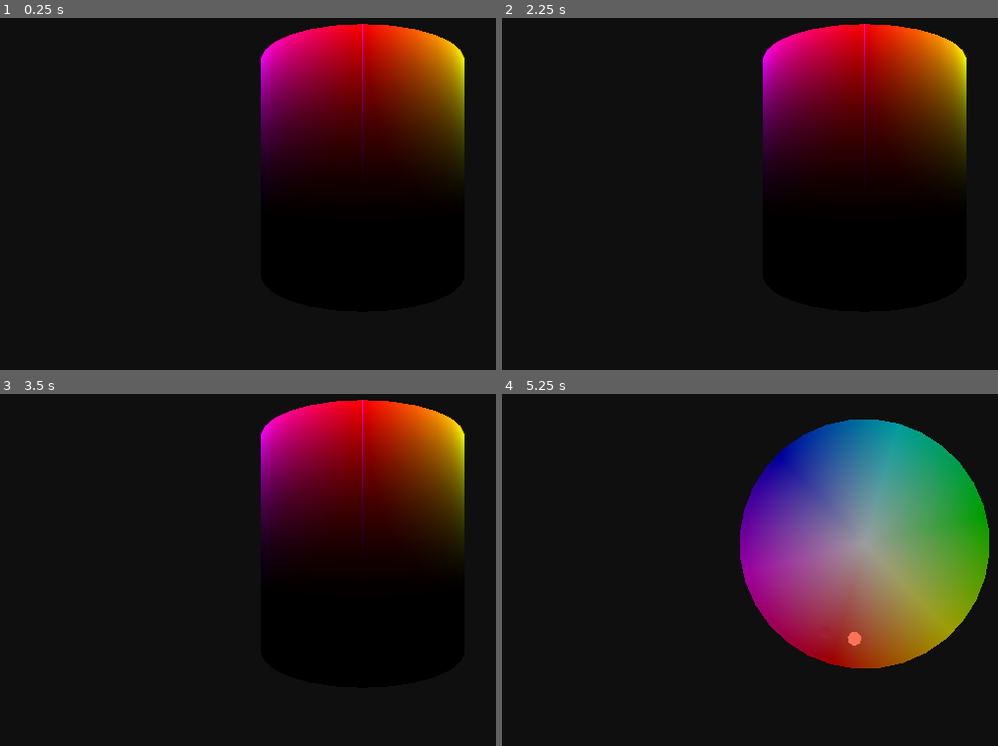
Above: before the commit, frames 1-4 (two rows, left to right).
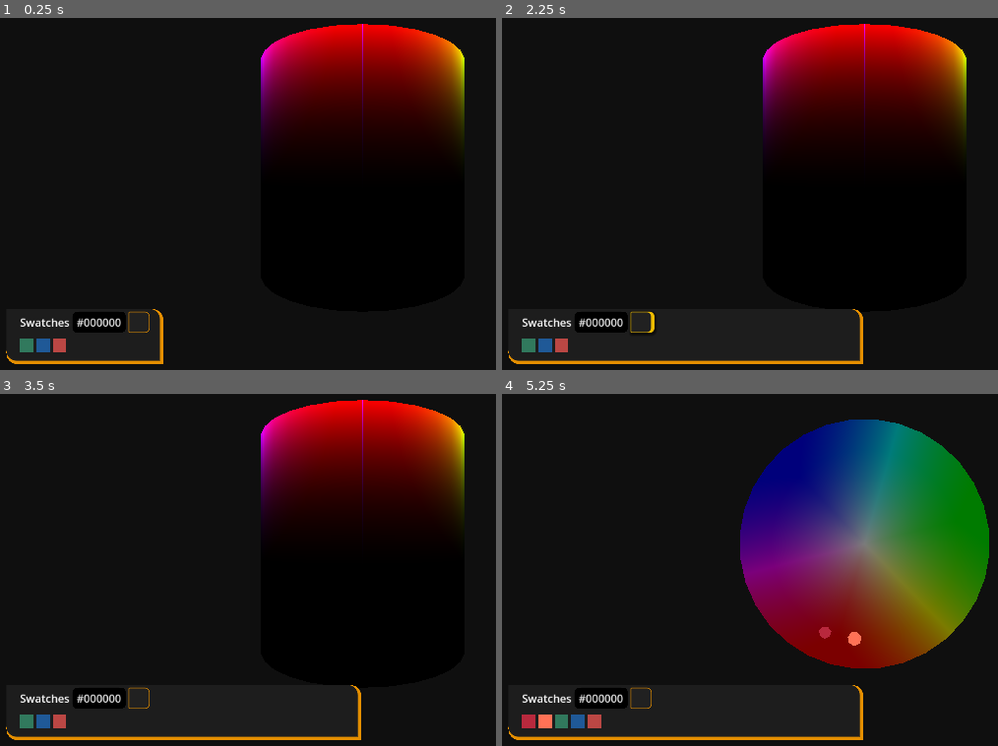
Above: after the commit, the same moments.

Repository: Toasterhog/Gymnasiearbete
Game: Godot game, scene res://main.tscn
The game is run twice, just before and just after one commit, with the same random seed, the same clock (stepped at 60 frames per second) and the same inputs.
Inputs (mouse positions are in pixels of both pictures, inside the frame that each line leads up to):
- Up to frame 1 (0.25 s): no input
- Up to frame 2 (2.25 s): click (640, 320) at 0.52 s; click (640, 320) at 1.27 s; click (640, 320) at 2.02 s
- Up to frame 3 (3.5 s): tap Enter at 2.75 s; move the mouse to (outside the picture) at 2.77 s; hold Middle mouse button (pan) from 2.78 s (still down); click (outside the picture) at 2.92 s
- Up to frame 4 (5.25 s): tap Space at 3.5, 5 s; move the mouse to (705, 566) at 3.52 s; release Middle mouse button (pan) at 3.53 s; tap Down (less_depth) at 3.6 s; click (705, 566) at 3.67 s; tap Middle mouse button (pan) at 3.8, 4.55, 5.1 s; tap Enter at 4.25 s; move the mouse to (943, 446) at 4.27 s; hold Up (more_depth) 4.28-5.03 s; click (943, 446) at 4.42 s; move the mouse to (824, 633) at 5.02 s; click (824, 633) at 5.17 s

The runs differ from the first frame. In frame 1, 16% of the frame differs, in the area x 1-94%, y 1-99%; in frame 2, 16%; in frame 3, 16%; in frame 4, 30%, in the area x 1-99%, y 7-99%.

Commit message:
before mess with 12gon in main scene

Diff:
--- /dev/null
+++ b/2D/style/swatshes_LE.tres
@@ -0,0 +1,11 @@
+[gd_resource type="StyleBoxFlat" format=3 uid="uid://p0se1jdfwwc5"]
+
+[resource]
+bg_color = Color(0, 0, 0, 1)
+border_width_left = 4
+border_width_right = 4
+border_color = Color(0, 0, 0, 1)
+corner_radius_top_left = 6
+corner_radius_top_right = 6
+corner_radius_bottom_right = 6
+corner_radius_bottom_left = 6
--- /dev/null
+++ b/2D/style/swatshes_expand_hover.tres
@@ -0,0 +1,16 @@
+[gd_resource type="StyleBoxFlat" format=3 uid="uid://nvn1ax6x3u5b"]
+
+[resource]
+bg_color = Color(0.13, 0.13, 0.13, 1)
+border_width_left = 1
+border_width_top = 1
+border_width_right = 5
+border_width_bottom = 1
+border_color = Color(0.94, 0.736333, 0, 1)
+corner_radius_top_left = 1
+corner_radius_top_right = 6
+corner_radius_bottom_right = 6
+corner_radius_bottom_left = 1
+expand_margin_right = 4.0
+shadow_size = 4
+shadow_offset = Vector2(1, 2)
--- /dev/null
+++ b/2D/style/swatshes_expand_normal.tres
@@ -0,0 +1,13 @@
+[gd_resource type="StyleBoxFlat" format=3 uid="uid://b1wjgot2b7q3l"]
+
+[resource]
+bg_color = Color(0.13, 0.13, 0.13, 1)
+border_width_left = 1
+border_width_top = 1
+border_width_right = 1
+border_width_bottom = 1
+border_color = Color(0.898039, 0.560784, 0, 1)
+corner_radius_top_left = 1
+corner_radius_top_right = 6
+corner_radius_bottom_right = 6
+corner_radius_bottom_left = 1
--- /dev/null
+++ b/2D/swatch.gd
@@ -0,0 +1,24 @@
+extends ColorRect
+class_name Swatch
+
+
+func _ready() -> void:
+	custom_minimum_size = Vector2(20,20)
+
+func _gui_input(event: InputEvent) -> void:
+	if event is InputEventMouseButton and event.is_pressed():
+		if event.button_index == MOUSE_BUTTON_LEFT:
+			var c = color.to_html(false)
+			DisplayServer.clipboard_set(c)
+			$"../../../HBoxContainer/LineEdit".text = "#" + c
+			var textcol = Color.BLACK if color.r + color.g + color.r > 2.5 else Color.WHITE
+			$"../../../HBoxContainer/LineEdit".add_theme_color_override("font_uneditable_color", textcol)
+			var styl : StyleBoxFlat = load("res://2D/style/swatshes_LE.tres")
+			styl.bg_color = c
+			styl.border_color = c
+		if event.button_index == MOUSE_BUTTON_RIGHT:
+			queue_free()
+			var kid = get_viewport().get_child(0).get_node("raycastthingy").markers.get(color)
+			if kid:
+				kid.queue_free()
+				get_viewport().get_child(0).get_node("raycastthingy").markers.erase(color)
--- /dev/null
+++ b/2D/swatshes.gd
@@ -0,0 +1,16 @@
+extends Panel
+@onready var hbc: HBoxContainer = $ScrollContainer/HBoxContainer
+
+
+func add_swatch(c : Color):
+	var s = Swatch.new()
+	s.color = c
+	hbc.add_child(s)
+	hbc.move_child(s, 0)
+
+
+func resize(b):
+	if not b: #size.x > 240:
+		size.x = 230
+	else:
+		size.x = 520
--- /dev/null
+++ b/2D/swatshes.tscn
@@ -0,0 +1,106 @@
+[gd_scene load_steps=7 format=3 uid="uid://bkvb7x2omgc01"]
+
+[ext_resource type="Script" uid="uid://dt20mc5xcukh1" path="res://2D/swatshes.gd" id="1_e74qd"]
+[ext_resource type="StyleBox" uid="uid://p0se1jdfwwc5" path="res://2D/style/swatshes_LE.tres" id="2_dadys"]
+[ext_resource type="StyleBox" uid="uid://b1wjgot2b7q3l" path="res://2D/style/swatshes_expand_normal.tres" id="2_mt703"]
+[ext_resource type="Script" uid="uid://b2w6y3d8416br" path="res://2D/swatch.gd" id="2_uw433"]
+[ext_resource type="StyleBox" uid="uid://nvn1ax6x3u5b" path="res://2D/style/swatshes_expand_hover.tres" id="3_0fc6n"]
+
+[sub_resource type="StyleBoxFlat" id="StyleBoxFlat_1oqbj"]
+bg_color = Color(0.114897, 0.114897, 0.114897, 1)
+border_width_right = 5
+border_width_bottom = 5
+border_color = Color(0.898039, 0.560784, 0, 1)
+corner_radius_top_right = 15
+corner_radius_bottom_left = 15
+
+[node name="swatshes" type="Panel"]
+custom_minimum_size = Vector2(230, 81)
+offset_right = 230.0
+offset_bottom = 81.0
+theme_override_styles/panel = SubResource("StyleBoxFlat_1oqbj")
+script = ExtResource("1_e74qd")
+
+[node name="HBoxContainer" type="HBoxContainer" parent="."]
+layout_mode = 0
+offset_left = 20.0
+offset_right = 192.0
+offset_bottom = 40.0
+
+[node name="Label" type="Label" parent="HBoxContainer"]
+custom_minimum_size = Vector2(0, 31)
+layout_mode = 2
+text = "Swatches"
+vertical_alignment = 1
+
+[node name="LineEdit" type="LineEdit" parent="HBoxContainer"]
+custom_minimum_size = Vector2(78, 0)
+layout_mode = 2
+size_flags_horizontal = 4
+size_flags_vertical = 4
+focus_mode = 0
+theme_override_colors/font_uneditable_color = Color(0.899258, 0.899258, 0.899258, 1)
+theme_override_styles/read_only = ExtResource("2_dadys")
+text = "#000000"
+alignment = 1
+editable = false
+expand_to_text_length = true
+context_menu_enabled = false
+emoji_menu_enabled = false
+virtual_keyboard_enabled = false
+drag_and_drop_selection_enabled = false
+
+[node name="Button" type="Button" parent="HBoxContainer"]
+custom_minimum_size = Vector2(31, 31)
+layout_mode = 2
+size_flags_vertical = 4
+tooltip_text = "show more"
+focus_mode = 0
+theme_override_styles/focus = ExtResource("2_mt703")
+theme_override_styles/hover_pressed = ExtResource("3_0fc6n")
+theme_override_styles/hover = ExtResource("3_0fc6n")
+theme_override_styles/pressed = ExtResource("2_mt703")
+theme_override_styles/normal = ExtResource("2_mt703")
+toggle_mode = true
+
+[node name="ScrollContainer" type="ScrollContainer" parent="."]
+custom_minimum_size = Vector2(20, 20)
+layout_mode = 1
+anchors_preset = -1
+anchor_right = 1.0
+offset_left = 20.0
+offset_top = 43.0
+offset_right = -33.0
+offset_bottom = 71.0
+grow_horizontal = 2
+grow_vertical = 2
+follow_focus = true
+draw_focus_border = true
+horizontal_scroll_mode = 4
+vertical_scroll_mode = 0
+
+[node name="HBoxContainer" type="HBoxContainer" parent="ScrollContainer"]
+layout_mode = 2
+
+[node name="Swatch" type="ColorRect" parent="ScrollContainer/HBoxContainer"]
+custom_minimum_size = Vector2(20, 20)
+layout_mode = 2
+color = Color(0.193383, 0.472747, 0.365556, 1)
+script = ExtResource("2_uw433")
+metadata/_custom_type_script = "uid://b2w6y3d8416br"
+
+[node name="Swatch2" type="ColorRect" parent="ScrollContainer/HBoxContainer"]
+custom_minimum_size = Vector2(20, 20)
+layout_mode = 2
+color = Color(0.123223, 0.348099, 0.593153, 1)
+script = ExtResource("2_uw433")
+metadata/_custom_type_script = "uid://b2w6y3d8416br"
+
+[node name="Swatch3" type="ColorRect" parent="ScrollContainer/HBoxContainer"]
+custom_minimum_size = Vector2(20, 20)
+layout_mode = 2
+color = Color(0.733188, 0.27922, 0.268406, 1)
+script = ExtResource("2_uw433")
+metadata/_custom_type_script = "uid://b2w6y3d8416br"
+
+[connection signal="toggled" from="HBoxContainer/Button" to="." method="resize"]
--- /dev/null
+++ b/2D/windowclass.gd
@@ -0,0 +1,5 @@
+extends Control
+class_name WindowClass
+
+func _gui_input(event: InputEvent) -> void:
+	pass
--- /dev/null
+++ b/2D/windw.tscn
@@ -0,0 +1,29 @@
+[gd_scene load_steps=3 format=3 uid="uid://c740qp40s8w8j"]
+
+[ext_resource type="Script" uid="uid://1c31bct810ps" path="res://2D/windowclass.gd" id="1_b8u3v"]
+
+[sub_resource type="StyleBoxFlat" id="StyleBoxFlat_6mtr6"]
+bg_color = Color(0.796078, 0.8, 0, 1)
+
+[node name="windw" type="Control"]
+layout_mode = 3
+anchors_preset = 0
+offset_right = 200.0
+offset_bottom = 100.0
+script = ExtResource("1_b8u3v")
+
+[node name="PanelContainer" type="PanelContainer" parent="."]
+layout_mode = 1
+anchors_preset = 15
+anchor_right = 1.0
+anchor_bottom = 1.0
+grow_horizontal = 2
+grow_vertical = 2
+theme_override_styles/panel = SubResource("StyleBoxFlat_6mtr6")
+
+[node name="MarginContainer" type="MarginContainer" parent="PanelContainer"]
+layout_mode = 2
+theme_override_constants/margin_left = 20
+theme_override_constants/margin_top = 20
+theme_override_constants/margin_right = 20
+theme_override_constants/margin_bottom = 20
--- a/3D/hsv_cyl.gdshader
+++ b/3D/hsv_cyl.gdshader
@@ -5,7 +5,7 @@
 vec3 hsv2rgb(vec3 c) {
     float h = c.x; // hue in [0,1]
     float s = c.y; // saturation in [0,1]
-    float v = c.z * c.z *c.z; // value in [0,1]
+    float v = c.z ;//* c.z *c.z; // value in [0,1]
 
     float h6 = h * 6.0;
     float i = floor(h6);
@@ -33,6 +33,21 @@
     return rgb;
 }
 
+vec3 srgb_to_linear(vec3 c) {
+    // piecewise per-channel:
+    vec3 less = c / 12.92;
+    vec3 more = pow((c + vec3(0.055)) / vec3(1.055), vec3(2.4));
+    // step returns 0.0 if x < edge, 1.0 if x >= edge — works per component
+    return mix(less, more, step(vec3(0.04045), c));
+}
+
+vec3 linear_to_srgb(vec3 c) {
+    vec3 less = c * 12.92;
+    vec3 more = vec3(1.055) * pow(c, vec3(1.0 / 2.4)) - vec3(0.055);
+    return mix(less, more, step(vec3(0.0031308), c));
+}
+
+
 void vertex() {
 	COLOR.xz = VERTEX.xz; // -1 to 1
 	COLOR.y = 0.5 + VERTEX.y /2.0; // 0 to 1
@@ -44,7 +59,8 @@
 	if (hue < 0.0){hue += 1.0;}
 	float saturation = distance(vec2(COLOR.z, COLOR.x), vec2(0,0));
 	float value = COLOR.y;
-	ALBEDO.rgb = hsv2rgb(vec3(hue, saturation, value));
+	value = value*value;
+	ALBEDO.rgb = srgb_to_linear(hsv2rgb(vec3(hue, saturation, value)));
 }
 
 //void light() {
--- /dev/null
+++ b/3D/marker_shader_material.gdshader
@@ -0,0 +1,16 @@
+shader_type spatial;
+render_mode unshaded;
+uniform vec3 col;
+
+void vertex() {
+	// Called for every vertex the material is visible on.
+}
+
+void fragment() {
+	ALBEDO.rgb = col;
+}
+
+//void light() {
+//	// Called for every pixel for every light affecting the material.
+//	// Uncomment to replace the default light processing function with this one.
+//}
--- /dev/null
+++ b/3D/new_shader_material.tres
@@ -0,0 +1,8 @@
+[gd_resource type="ShaderMaterial" load_steps=2 format=3 uid="uid://dr88dcmppkp7b"]
+
+[ext_resource type="Shader" uid="uid://cna5g8mrf5mbh" path="res://3D/marker_shader_material.gdshader" id="1_ui05b"]
+
+[resource]
+render_priority = 0
+shader = ExtResource("1_ui05b")
+shader_parameter/col = Vector3(0, 0, 0)
--- a/3D/raycastthingy.gd
+++ b/3D/raycastthingy.gd
@@ -1,20 +1,25 @@
 extends Node3D
 @onready var camera_3d: Camera3D = $"../Camera3D"
-
+signal ColorClick(color : Color)
+var markers : Dictionary
 
 func _input(event: InputEvent) -> void:
 	if event is InputEventMouseButton and event.button_index == MOUSE_BUTTON_LEFT and event.is_pressed():
-		var in_po = raycast(get_viewport().get_mouse_position())
+		var in_po = raycast(get_viewport().get_mouse_position()) #(intersection point)
 		if in_po:
 			print("ma a mariao")
 			var marker = CSGSphere3D.new()
 			marker.radius = 0.05
 			marker.radial_segments = 7
 			marker.rings = 4
-			marker.material = load("res://marker_material.tres").duplicate()
-			marker.material.set_albedo(position_to_color(in_po))
+			marker.material = load("res://3D/new_shader_material.tres").duplicate()
+			var hsv = position_to_hsv(in_po)
+			var col = Color.from_hsv(hsv.x, hsv.y, hsv.z)#.linear_to_srgb()
+			marker.material.set_shader_parameter("col", col)
 			marker.position = in_po
-			get_viewport().add_child(marker)
+			get_viewport().get_child(0).add_child(marker)
+			ColorClick.emit(col)
+			markers.set(col, marker)
 
 
 func raycast(mouse_pos):
@@ -26,14 +31,12 @@
 	var result = space_state.intersect_ray(param)
 	if result:
 		var intersect_position = result.position
-		print("Hit at: ", position)
-		return intersect_position
+		return intersect_position					#reparent marker_holder to toggle raycast be able to hit markers, if shift then select markers, can be other raycastfunc, then be able to change pos by use colorpicker
 	else:
-		print("No hit")
 		return
 
 
-func position_to_color(pos: Vector3) -> Color:
+func position_to_hsv(pos: Vector3) -> Vector3:
 	var x = pos.x
 	var y = pos.y
 	var z = pos.z
@@ -46,13 +49,17 @@
 	var saturation = sqrt(x * x + z * z)
 
 	var value = (0.5 + y / 2.0)  # Matches vertex() mapping for COLOR.y
-	value = value * value * value  # Matches v = c.z * c.z * c.z
+	value = value * value# * value  # Matches v = c.z * c.z * c.z
 
 	# Convert HSV to RGB (exact matching shader logic)
-	return hsv_to_rgb(hue, saturation, value)
+	return  Vector3(hue, saturation, value) #Color.from_hsv(hue, saturation, value)
 
 
-func hsv_to_rgb(h: float, s: float, v: float) -> Color:
+func hsv_to_rgb(vec : Vector3) -> Color:
+	var h = vec.x
+	var s = vec.y
+	var v = vec.z #* vec.z * vec.z
+
 	var h6 = h * 6.0
 	var i = int(floor(h6))
 	var f = h6 - i
--- /dev/null
+++ b/main.gd
@@ -0,0 +1,6 @@
+extends Node3D
+@onready var raycastthingy: Node3D = $raycastthingy
+@onready var swatshes: Panel = $CanvasLayer/Control/swatshes
+
+func _ready() -> void:
+	raycastthingy.ColorClick.connect(swatshes.add_swatch)
--- a/main.tscn
+++ b/main.tscn
@@ -1,6 +1,8 @@
-[gd_scene load_steps=8 format=3 uid="uid://bag4o5fk4uaq3"]
+[gd_scene load_steps=10 format=3 uid="uid://bag4o5fk4uaq3"]
 
 [ext_resource type="Shader" uid="uid://dmtx7q3f71qp5" path="res://3D/hsv_cyl.gdshader" id="1_0xm2m"]
+[ext_resource type="Script" uid="uid://bw4jjyavl2qpg" path="res://main.gd" id="1_7mycd"]
+[ext_resource type="PackedScene" uid="uid://bkvb7x2omgc01" path="res://2D/swatshes.tscn" id="2_272bh"]
 [ext_resource type="Script" uid="uid://bgrlx7l7rkhee" path="res://3D/camera.gd" id="2_h2yge"]
 [ext_resource type="Script" uid="uid://bjdw5vx10qebj" path="res://3D/slicer.gd" id="3_h2yge"]
 [ext_resource type="Script" uid="uid://c4qwopsrdr5kb" path="res://3D/raycastthingy.gd" id="4_1bvp3"]
@@ -17,6 +19,7 @@
 shader = ExtResource("1_0xm2m")
 
 [node name="main" type="Node3D"]
+script = ExtResource("1_7mycd")
 
 [node name="CanvasLayer" type="CanvasLayer" parent="."]
 
@@ -27,6 +30,16 @@
 anchor_bottom = 1.0
 grow_horizontal = 2
 grow_vertical = 2
+
+[node name="swatshes" parent="CanvasLayer/Control" instance=ExtResource("2_272bh")]
+layout_mode = 1
+anchors_preset = -1
+anchor_top = 1.0
+anchor_bottom = 1.0
+offset_left = 54.0
+offset_top = -117.0
+offset_right = 274.0
+offset_bottom = -36.0
 
 [node name="WorldEnvironment" type="WorldEnvironment" parent="."]
 environment = SubResource("Environment_7dm0k")
@@ -53,7 +66,3 @@
 
 [node name="raycastthingy" type="Node3D" parent="."]
 script = ExtResource("4_1bvp3")
-
-[node name="DirectionalLight3D" type="DirectionalLight3D" parent="."]
-transform = Transform3D(0.682547, -0.391421, 0.617186, 0, 0.844487, 0.535576, -0.730842, -0.365556, 0.576402, 14.651, 3.29293, 23.8555)
-sky_mode = 1
--- /dev/null
+++ b/test/mesh_test.gd
@@ -0,0 +1,113 @@
+extends Node3D
+@export var csg_mesh_3d: CSGMesh3D
+
+
+func _ready() -> void:
+	csg_mesh_3d.set_mesh(make())
+
+
+
+func make() -> Mesh:
+	var v = PackedVector3Array([
+		Vector3(0,  1,   0),         # 0  top
+		Vector3(0.5,  0.5,  -0.8660254),   # 6
+		Vector3(1,     -0.5,   0),           # 1
+		Vector3(0.5,  0.5,   0.8660254),   # 2
+		Vector3(-0.5,  -0.5,   0.8660254),   # 3
+		Vector3(-1,   0.5,   0),           # 4
+		Vector3(-0.5,  -0.5,  -0.8660254),   # 5
+
+
+		Vector3(0, -1, 0)           # 7  bottom
+	])
+
+	var ind = PackedInt32Array([
+		# --- TOP (3 faces), CCW when looking DOWN at the top ---
+		1, 3, 0,
+		3, 5, 0,
+		5, 1, 0,
+
+		# --- BOTTOM (3 faces), CCW when looking UP at the bottom ---
+		2, 7, 4,
+		4, 7, 6,
+		6, 7, 2,
+
+		# --- BELT (6 faces), CCW from outside ---
+		1, 2, 3,
+		3, 2, 4,
+		3, 4, 5,
+		5, 4, 6,
+		5, 6, 1,
+		1, 6, 2
+	])
+
+	var arrays = []
+	arrays.resize(Mesh.ARRAY_MAX)
+	arrays[Mesh.ARRAY_VERTEX] = v
+	arrays[Mesh.ARRAY_INDEX] = ind
+
+	var mesh = ArrayMesh.new()
+	mesh.add_surface_from_arrays(Mesh.PRIMITIVE_TRIANGLES, arrays)
+	return mesh
+#
+#func make():
+	#var verts = PackedVector3Array([
+		#Vector3(0,  1,   0),                     # 0  top
+#
+		#Vector3(1,    0.5,   0),                 # 1
+		#Vector3(0.5, -0.5,  0.8660254),          # 2
+		#Vector3(-0.5, 0.5,  0.8660254),          # 3
+		#Vector3(-1,  -0.5,  0),                  # 4
+		#Vector3(-0.5, 0.5, -0.8660254),          # 5
+		#Vector3(0.5, -0.5, -0.8660254),          # 6
+#
+		#Vector3(0, -1, 0)                        # 7  bottom
+	#])
+#
+	## Triangles
+	#var ind = PackedInt32Array()
+#
+	## Top cap (6 triangles)
+	#for i in range(1, 7):
+		#ind.append_array([0, i, i % 6 + 1])
+#
+	## Middle band (12 triangles)
+	#for i in range(6):
+		#var a = 1 + i
+		#var b = 1 + ((i + 1) % 6)
+		#var c = 1 + ((i + 2) % 6)
+		#ind.append_array([a, b, c])
+		#ind.append_array([a, c, 1 + ((i + 3) % 6)])
+#
+	## Bottom cap (6 triangles)
+	#for i in range(6):
+		#ind.append_array([7, 1 + ((i + 1) % 6), 1 + i])
+#
+	#var arrays = []
+	#arrays.resize(Mesh.ARRAY_MAX)
+	#arrays[Mesh.ARRAY_VERTEX] = verts
+	#arrays[Mesh.ARRAY_INDEX] = ind
+#
+	#var mesh = ArrayMesh.new()
+	#mesh.add_surface_from_arrays(Mesh.PRIMITIVE_TRIANGLES, arrays)
+	#
+	#return mesh
+
+#func make():
+	#var vertices = PackedVector3Array()
+	#vertices.push_back(Vector3(0, 1, 0))
+	#vertices.push_back(Vector3(1, 0, 0))
+	#vertices.push_back(Vector3(0, 0, 1))
+#
+	## Initialize the ArrayMesh.
+	#var arr_mesh = ArrayMesh.new()
+	#var arrays = []
+	#arrays.resize(Mesh.ARRAY_MAX)
+	#arrays[Mesh.ARRAY_VERTEX] = vertices
+#
+	## Create the Mesh.
+	#arr_mesh.add_surface_from_arrays(Mesh.PRIMITIVE_TRIANGLES, arrays)
+	#
+	#var m = MeshInstance3D.new()
+	#m.mesh = arr_mesh
+	#add_child(m)
--- /dev/null
+++ b/test/meshtest.gdshader
@@ -0,0 +1,53 @@
+shader_type spatial;
+render_mode unshaded;
+
+// Simple HSL → RGB
+vec3 hsl2rgb(vec3 hsl) {
+	float h = hsl.x;
+	float s = hsl.y;
+	float l = hsl.z;
+
+	float c = (1.0 - abs(2.0*l - 1.0)) * s;
+	float h6 = h * 6.0;
+	float x = c * (1.0 - abs(mod(h6,2.0) - 1.0));
+	vec3 rgb1;
+
+	if (0.0 <= h6 && h6 < 1.0) rgb1 = vec3(c,x,0);
+	else if (1.0 <= h6 && h6 < 2.0) rgb1 = vec3(x,c,0);
+	else if (2.0 <= h6 && h6 < 3.0) rgb1 = vec3(0,c,x);
+	else if (3.0 <= h6 && h6 < 4.0) rgb1 = vec3(0,x,c);
+	else if (4.0 <= h6 && h6 < 5.0) rgb1 = vec3(x,0,c);
+	else rgb1 = vec3(c,0,x);
+
+	float m = l - 0.5*c;
+	return rgb1 + vec3(m);
+}
+
+vec3 srgb_to_linear(vec3 c) {
+    // piecewise per-channel:
+    vec3 less = c / 12.92;
+    vec3 more = pow((c + vec3(0.055)) / vec3(1.055), vec3(2.4));
+    // step returns 0.0 if x < edge, 1.0 if x >= edge — works per component
+    return mix(less, more, step(vec3(0.04045), c));
+}
+
+void vertex() {
+	// store local position in COLOR for interpolation
+	COLOR.rgb = VERTEX.rgb;
+}
+
+void fragment() {
+	vec3 p = COLOR.rgb;
+
+	// Map Y to lightness 0..1
+	float l = (p.y + 1.0)/2.0;
+
+	// Hue based on XZ-plane angle
+	float hue = atan(p.z, p.x)/(2.0*PI);
+	if (hue < 0.0) hue += 1.0;
+
+	// Saturation based on radial distance
+	float s = length(p.xz);
+
+	ALBEDO = srgb_to_linear(hsl2rgb(vec3(hue,s,l)));
+}
--- /dev/null
+++ b/test/meshtest.tscn
@@ -0,0 +1,30 @@
+[gd_scene load_steps=6 format=3 uid="uid://1gnapp88wpih"]
+
+[ext_resource type="Script" uid="uid://cbij742yno7bn" path="res://test/mesh_test.gd" id="1_icu7q"]
+[ext_resource type="Shader" uid="uid://bg6kibthrcuy0" path="res://test/meshtest.gdshader" id="2_gau16"]
+
+[sub_resource type="ShaderMaterial" id="ShaderMaterial_ddgpy"]
+render_priority = 0
+shader = ExtResource("2_gau16")
+
+[sub_resource type="ArrayMesh" id="ArrayMesh_gau16"]
+
+[sub_resource type="Environment" id="Environment_icu7q"]
+background_mode = 1
+background_color = Color(0.396542, 0.366769, 0.258921, 1)
+
+[node name="meshtest" type="Node3D" node_paths=PackedStringArray("csg_mesh_3d")]
+script = ExtResource("1_icu7q")
+csg_mesh_3d = NodePath("CSGCombiner3D/CSGMesh3D")
+
+[node name="CSGCombiner3D" type="CSGCombiner3D" parent="."]
+material_override = SubResource("ShaderMaterial_ddgpy")
+
+[node name="CSGMesh3D" type="CSGMesh3D" parent="CSGCombiner3D"]
+mesh = SubResource("ArrayMesh_gau16")
+
+[node name="WorldEnvironment" type="WorldEnvironment" parent="."]
+environment = SubResource("Environment_icu7q")
+
+[node name="DirectionalLight3D" type="DirectionalLight3D" parent="."]
+transform = Transform3D(0.796192, -0.482669, 0.364841, 1.42451e-10, 0.602999, 0.797742, -0.605044, -0.635156, 0.480103, -1.38005, 5.95077, 8.94606)
Not shown, added: 2D/swatch.gd.uid
Not shown, added: 2D/swatshes.gd.uid
Not shown, added: 2D/windowclass.gd.uid
Renamed: marker_material.tres -> 3D/marker_material.tres
Not shown, added: 3D/marker_shader_material.gdshader.uid
Not shown, added: main.gd.uid
Not shown, added: test/mesh_test.gd.uid
Not shown, added: test/meshtest.gdshader.uid
